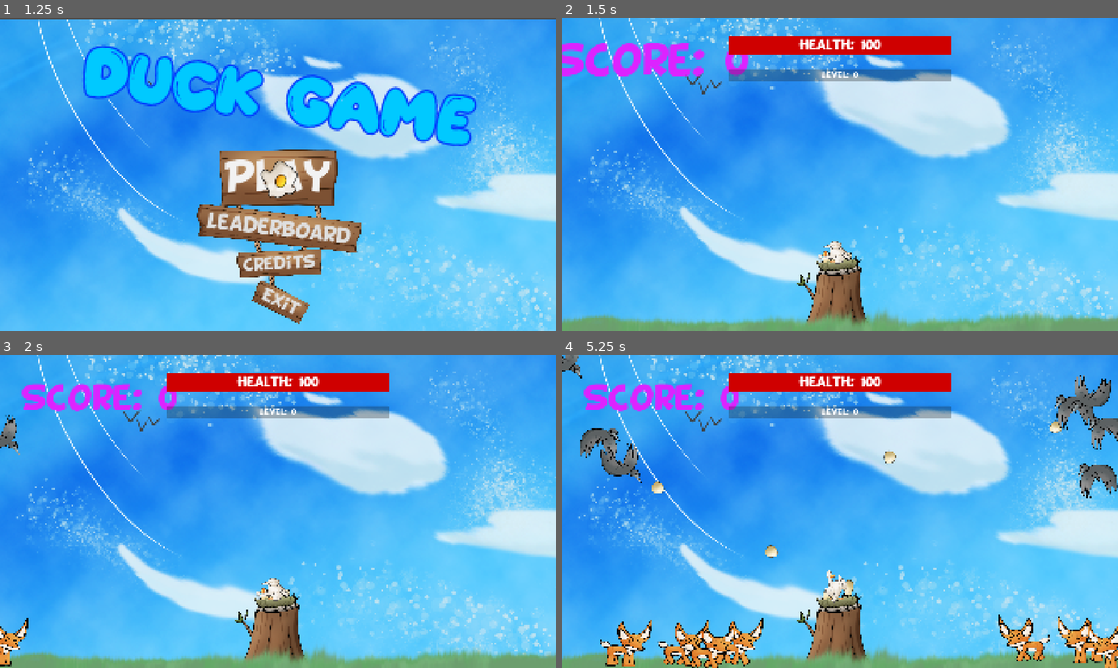
Above: before the commit, frames 1-4 (two rows, left to right).
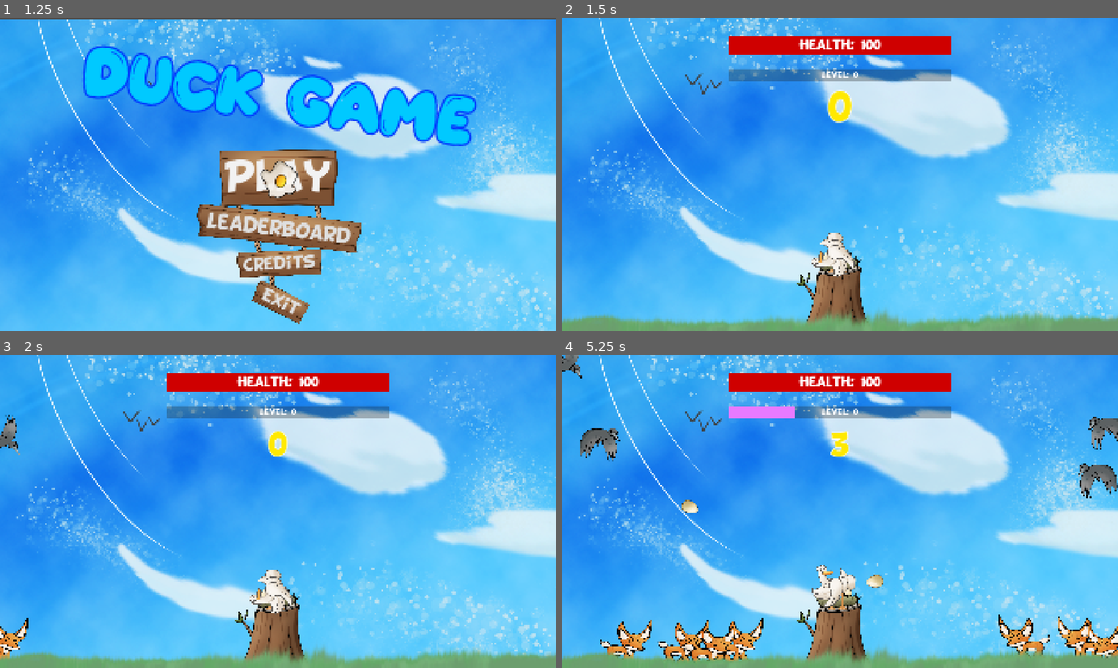
Above: after the commit, the same moments.

Repository: ms5051-hash/HacksComs26
Game: Godot game, scene res://Scenes/mainScene.tscn
Same seed, same stepped clock (60 frames per second), same inputs: the game is played once before the commit and once after it. The engine's default icon, where the game draws it, is replaced by a stand-in: a white triangle on a blue panel in a dark square.
Inputs (mouse positions are in pixels of both pictures, inside the frame that each line leads up to):
- Up to frame 1 (1.25 s): click "Play" at 0.5 s
- Up to frame 2 (1.5 s): click "Play" at 1.25 s
- Up to frame 3 (2 s): no input
- Up to frame 4 (5.25 s): move the mouse to (962, 495) at 2.02 s; click (962, 495) at 2.1 s; move the mouse to (728, 527) at 2.77 s; click (728, 527) at 2.85 s; move the mouse to (895, 442) at 3.52 s; click (895, 442) at 3.6 s; move the mouse to (812, 574) at 4.27 s; click (812, 574) at 4.35 s; move the mouse to (1006, 558) at 5.02 s; click (1006, 558) at 5.1 s

Frame 1 is identical in both runs. In frame 2, 2.8% of the frame differs, in the area x 0-53%, y 8-83%; in frame 3, 2.1%; in frame 4, 5.1%, in the area x 3-100%, y 6-100%.

Commit message:
Visuals update

Diff:
--- a/duck-game-2026/Scenes/bullet_area_2d.tscn
+++ b/duck-game-2026/Scenes/bullet_area_2d.tscn
@@ -7,11 +7,13 @@
 radius = 40.311287
 
 [node name="BulletArea2D" type="Area2D" unique_id=1332803089]
+visible = false
 script = ExtResource("1_eiu4d")
 
 [node name="BulletSprite2D" type="Sprite2D" parent="." unique_id=2090375803]
+z_index = 1
 rotation = -1.5830137
-scale = Vector2(5, 6)
+scale = Vector2(4, 4)
 texture = ExtResource("1_o8x0p")
 
 [node name="BulletCollisionShape2D" type="CollisionShape2D" parent="." unique_id=259236577]
--- a/duck-game-2026/Scenes/game.tscn
+++ b/duck-game-2026/Scenes/game.tscn
@@ -33,7 +33,6 @@
 script = ExtResource("1_nb51f")
 
 [node name="BulletArea2D" parent="." unique_id=1332803089 node_paths=PackedStringArray("player") instance=ExtResource("1_wrm1d")]
-visible = false
 rotation = -4.710644
 scale = Vector2(10.88, 10)
 player = NodePath("../PlayerArea2D/PlayerSprite2D")
@@ -44,7 +43,7 @@
 [node name="PlayerSprite2D" type="Sprite2D" parent="PlayerArea2D" unique_id=832187776]
 z_index = 1
 position = Vector2(-1, 50)
-scale = Vector2(0.1, 0.15)
+scale = Vector2(0.2, 0.2)
 texture = ExtResource("2_h4fw4")
 script = ExtResource("2_wrm1d")
 Bullet = ExtResource("1_wrm1d")
@@ -59,8 +58,8 @@
 texture = ExtResource("4_3dryh")
 
 [node name="Feet" type="Sprite2D" parent="PlayerArea2D" unique_id=871130237]
-position = Vector2(0, 54)
-scale = Vector2(0.15, 0.1)
+position = Vector2(0, 56)
+scale = Vector2(0.2, 0.2)
 texture = ExtResource("5_ldgsr")
 
 [node name="EnemySpawner" type="Node2D" parent="." unique_id=1191588194 node_paths=PackedStringArray("spawnPoints", "player")]
@@ -91,9 +90,13 @@
 player = NodePath("../PlayerArea2D")
 
 [node name="Grass" type="Node2D" parent="." unique_id=1617349816]
+z_index = 1000
+z_as_relative = false
 position = Vector2(959, 540)
 
 [node name="Sprite2D" type="Sprite2D" parent="Grass" unique_id=1176823992]
+z_index = 1000
+z_as_relative = false
 texture = ExtResource("7_v158k")
 
 [node name="Background" type="Node2D" parent="." unique_id=441702575]
@@ -112,15 +115,23 @@
 offset_bottom = 1080.0
 
 [node name="XPLabel" type="Label" parent="UI" unique_id=1988153872 node_paths=PackedStringArray("score_label")]
-layout_mode = 0
-offset_left = 73.0
-offset_top = 97.0
-offset_right = 893.0
-offset_bottom = 210.0
-theme_override_colors/font_color = Color(0.86257684, 0.13699493, 0.99999994, 1)
+layout_mode = 1
+anchors_preset = 5
+anchor_left = 0.5
+anchor_right = 0.5
+offset_left = -410.0
+offset_top = 256.0
+offset_right = 410.0
+offset_bottom = 369.0
+grow_horizontal = 2
+theme_override_colors/font_color = Color(0.99926454, 0.9119006, 0, 1)
+theme_override_colors/font_shadow_color = Color(1, 1, 1, 0.28627452)
+theme_override_colors/font_outline_color = Color(1, 1, 1, 1)
+theme_override_constants/outline_size = 10
 theme_override_fonts/font = ExtResource("10_o5yvi")
 theme_override_font_sizes/font_size = 100
-text = "XP: 0"
+text = "0"
+horizontal_alignment = 1
 script = ExtResource("10_ldgsr")
 score_label = NodePath(".")
 
--- a/duck-game-2026/Scripts/ScoreBoard.gd
+++ b/duck-game-2026/Scripts/ScoreBoard.gd
@@ -17,7 +17,7 @@
 	_update_label()
 
 func _update_label() -> void:
-	score_label.text = "Score: " + str(displayed_score)
+	score_label.text = str(displayed_score)
 
 # small bounce each time you score
 func _pop() -> void:
--- a/duck-game-2026/Scripts/Shooting.gd
+++ b/duck-game-2026/Scripts/Shooting.gd
@@ -5,10 +5,18 @@
 var direction = 1
 @export var scoreboard: Label
 @export var player: Sprite2D
+
+var first
+
 func _ready() -> void:
 	area_entered.connect(_on_area_entered)
+	first = true
 
 func _physics_process(delta: float) -> void:
+	if(first):
+		position+=transform.x*speed*delta*direction*6
+		visible = true
+		first = false
 	position+=transform.x*speed*delta*direction
 
 
Not shown, added: duck-game-2026/Scenes/game.tscn7174109037.tmp
